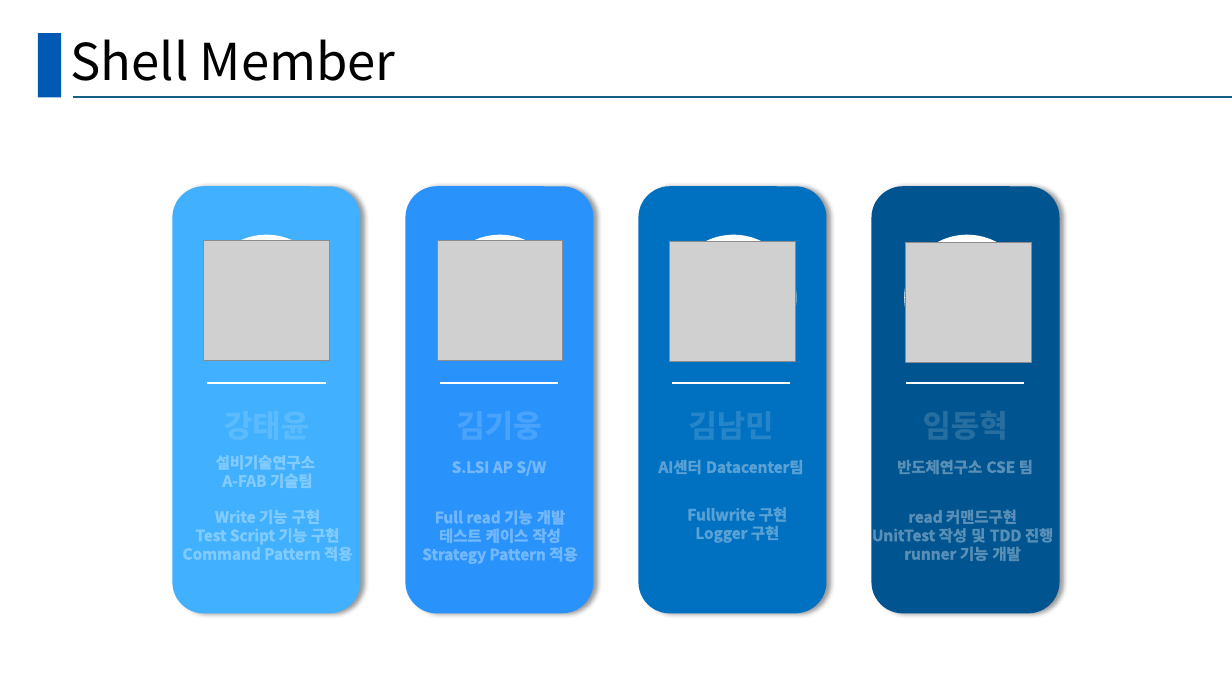
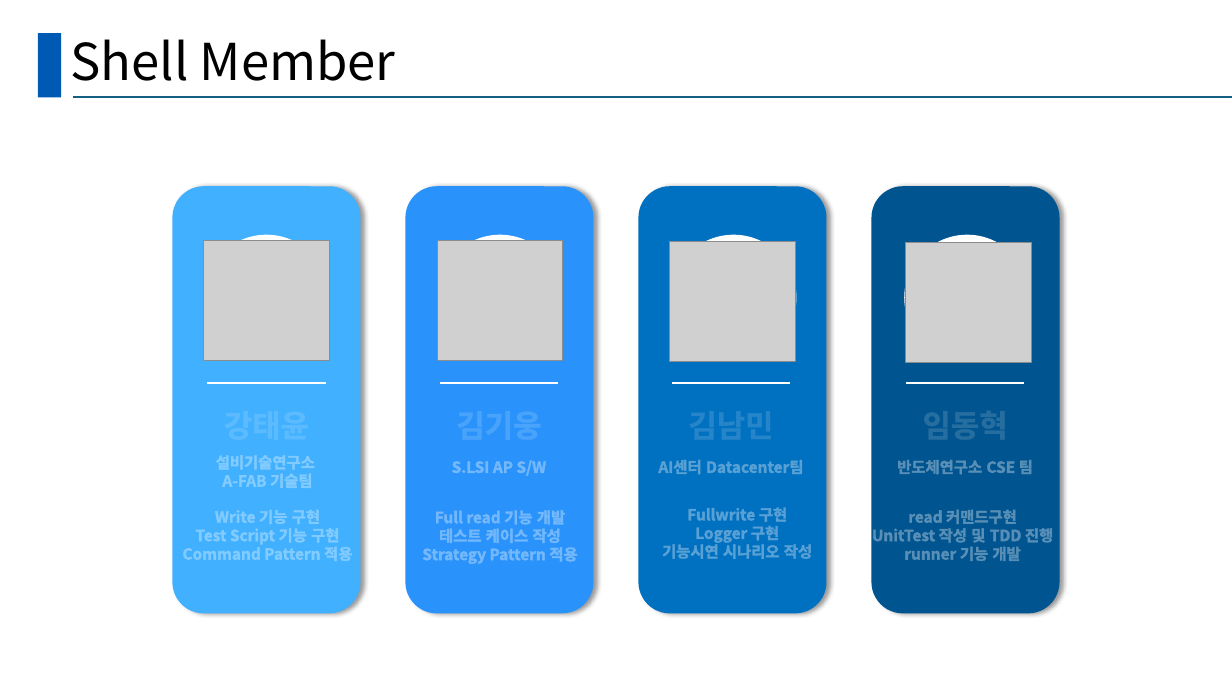
Before and after one commit to KKimC/SSD_project_Team_B, a slide deck: slide 3 of B긴어게인_codereviewagent_과제_최종4.pptx. Drawn at 1232x693 pixels with LibreOffice and Linux fonts; fonts in the diff are those of the drawing; grey boxes stand for pictures. Boxes give left, top, right and bottom in pixels: in the first picture for what was removed or moved away, otherwise in the second. Text is boxed around its words. In the diff, an @@ line names an element or a change of style, - is before the commit and + after.

```diff
--- a/B긴어게인_codereviewagent_과제_최종4.pptx
+++ b/B긴어게인_codereviewagent_과제_최종4.pptx
@@ text "Fullwrite 구현" moved from (x1=687, y1=507, x2=787, y2=543) to (x1=662, y1=507, x2=812, y2=559) @@
@@ text at (x1=662, y1=542, x2=812, y2=559): paragraph added @@
+기능시연 시나리오 작성
```
Also in this commit, not shown: 1 other slide changed.
